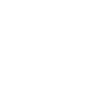
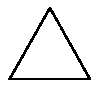
Before/after of a 96×96 layered artwork. What changed in the layer stack:
added layer "3szög" above "Beillesztett réteg másolata" over (8, 7, 91, 80)
